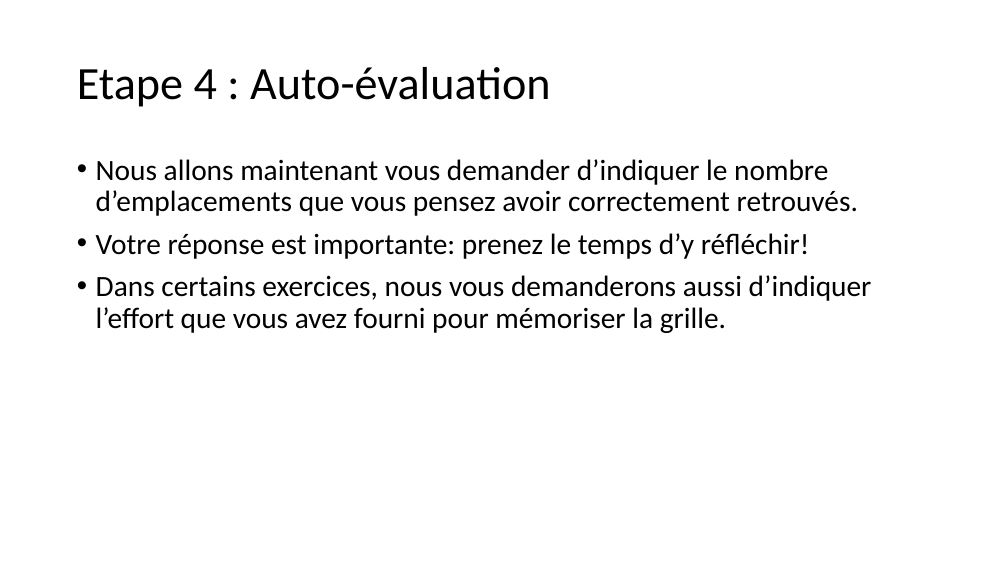
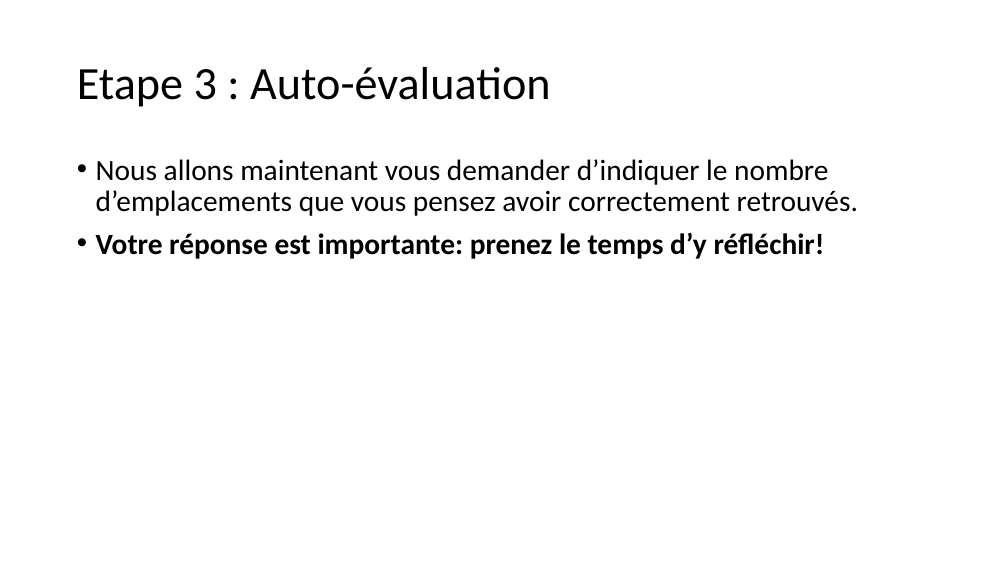
Before and after one commit to MBB-team/Online_Testing, a slide deck: slide 5 of src/SE2Template/Stimuli/Instructions_Rewarded.pptx (slide 6 before the commit). Drawn at 1008x567 pixels with LibreOffice and Linux fonts; fonts in the diff are those of the drawing. Boxes give left, top, right and bottom in pixels: in the first picture for what was removed or moved away, otherwise in the second. Text is boxed around its words. In the diff, an @@ line names an element or a change of style, - is before the commit and + after.

```diff
--- a/src/SE2Template/Stimuli/Instructions_Rewarded.pptx
+++ b/src/SE2Template/Stimuli/Instructions_Rewarded.pptx
@@ title at (77, 67, 550, 107): text changed @@
-Etape 4 : Auto-évaluation
+Etape 3 : Auto-évaluation
@@ text at (96, 232, 825, 259): bold on in "Votre réponse est importante: prenez le temps ..." @@
@@ text at (96, 275, 872, 333): paragraph removed @@
-• Dans certains exercices, nous vous demanderons aussi d’indiquer l’effort que vous avez fourni pour mémoriser la grille.
```
Also in this commit, not shown: 4 other slides changed, 36 other files.
